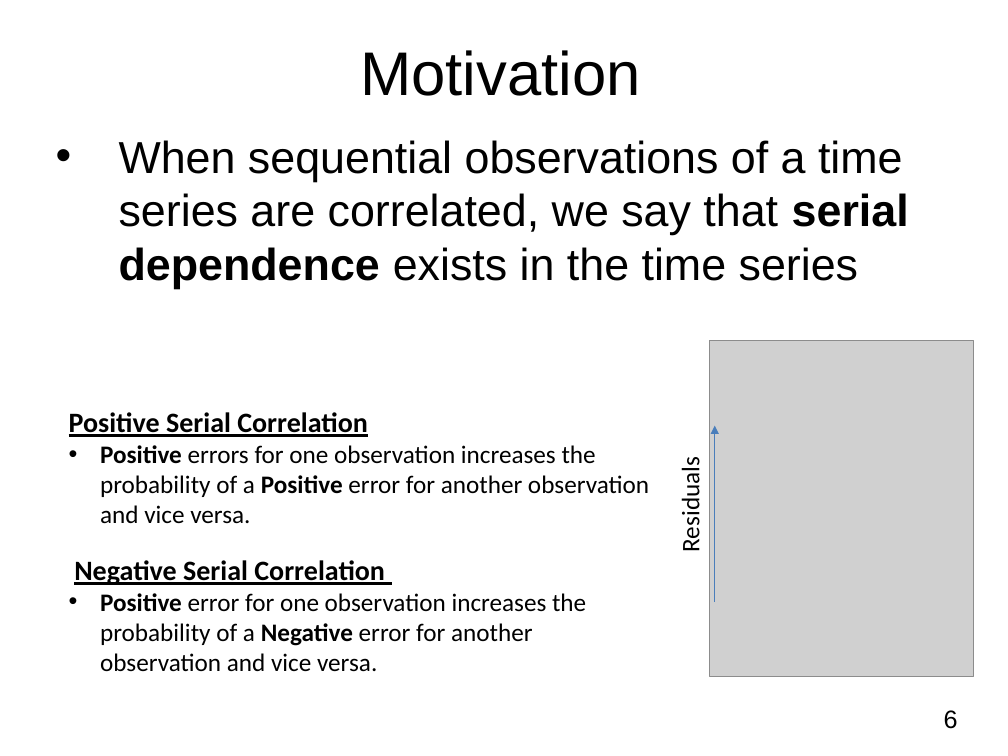
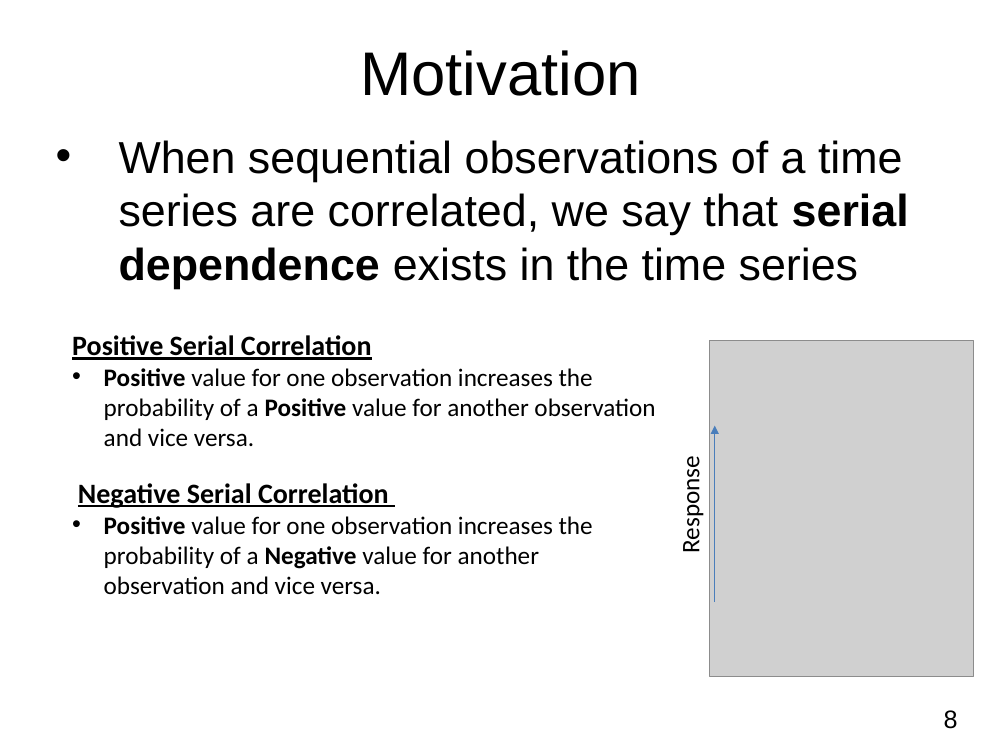
Before and after one commit to kefuzhu/University-of-Rochester, a slide deck: slide 8 of DSC475/Lecture-Slides/Chapter5_ARMA_Part1.pptx (slide 6 before the commit). Drawn at 1008x756 pixels with LibreOffice and Linux fonts; fonts in the diff are those of the drawing; grey boxes stand for pictures; background and template pictures are left out. Boxes give left, top, right and bottom in pixels: in the first picture for what was removed or moved away, otherwise in the second. Text is boxed around its words. In the diff, an @@ line names an element or a change of style, - is before the commit and + after.

Commit message:
Upload new slides

```diff
--- a/DSC475/Lecture-Slides/Chapter5_ARMA_Part1.pptx
+++ b/DSC475/Lecture-Slides/Chapter5_ARMA_Part1.pptx
@@ text "Positive Serial Correlation": place and size @@
-text "Positive Serial Correlation" at (74,445,649,672)
+text "Positive Serial Correlation" at (72,335,655,595)
@@ text at (104,368,655,447): text changed @@
-• Positive errors for one observation increases the probability of a Positive error for another observation and vice versa.
+• Positive value for one observation increases the probability of a Positive value for another observation and vice versa.
@@ text at (675,465,706,551): text changed @@
-Residuals
+Response
@@ text at (104,516,593,595): text changed @@
-• Positive error for one observation increases the probability of a Negative error for another observation and vice versa.
+• Positive value for one observation increases the probability of a Negative value for another observation and vice versa.
@@ page number at (944,710,958,729): text changed @@
-6
+8
```
Also in this commit, not shown: 11 other slides changed, 15 slides added, 1 slide removed, 1 other file.
